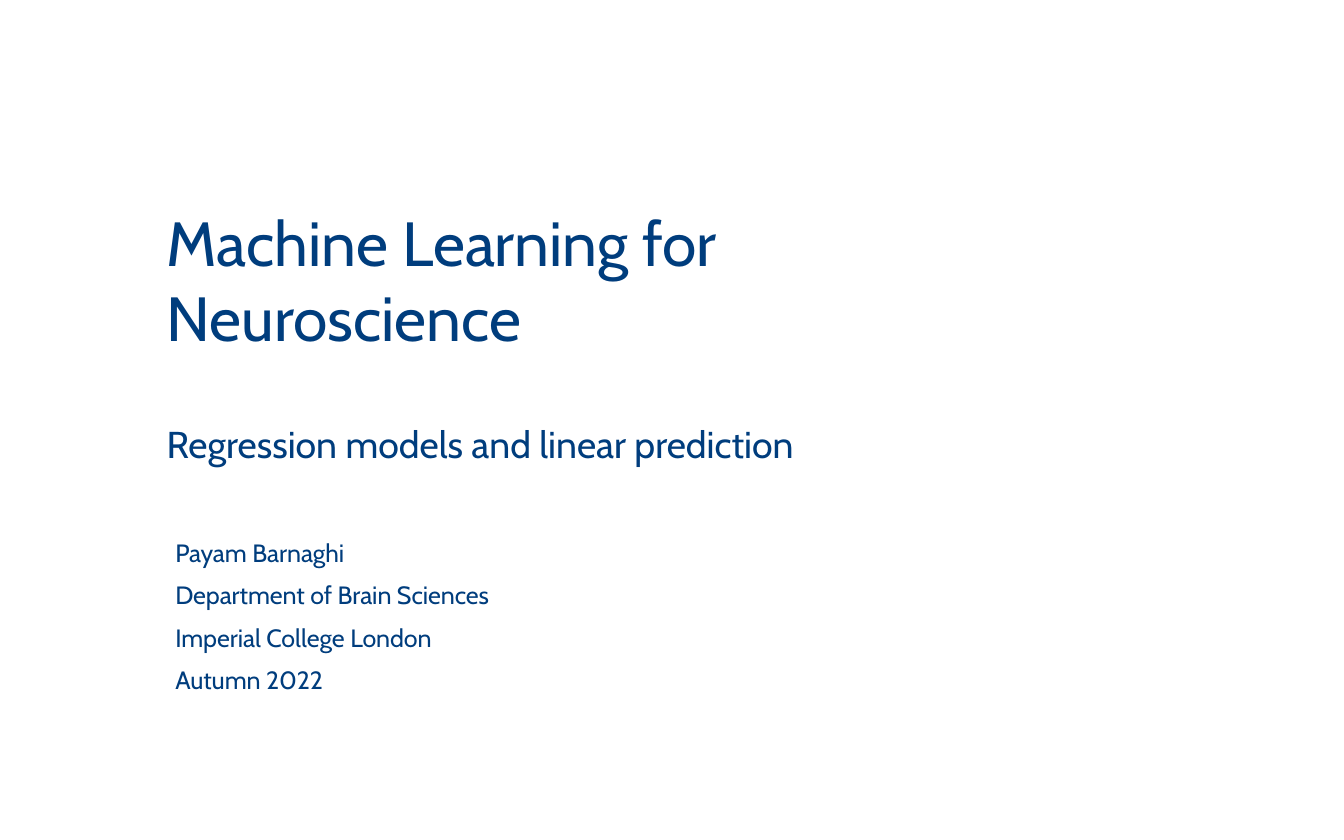
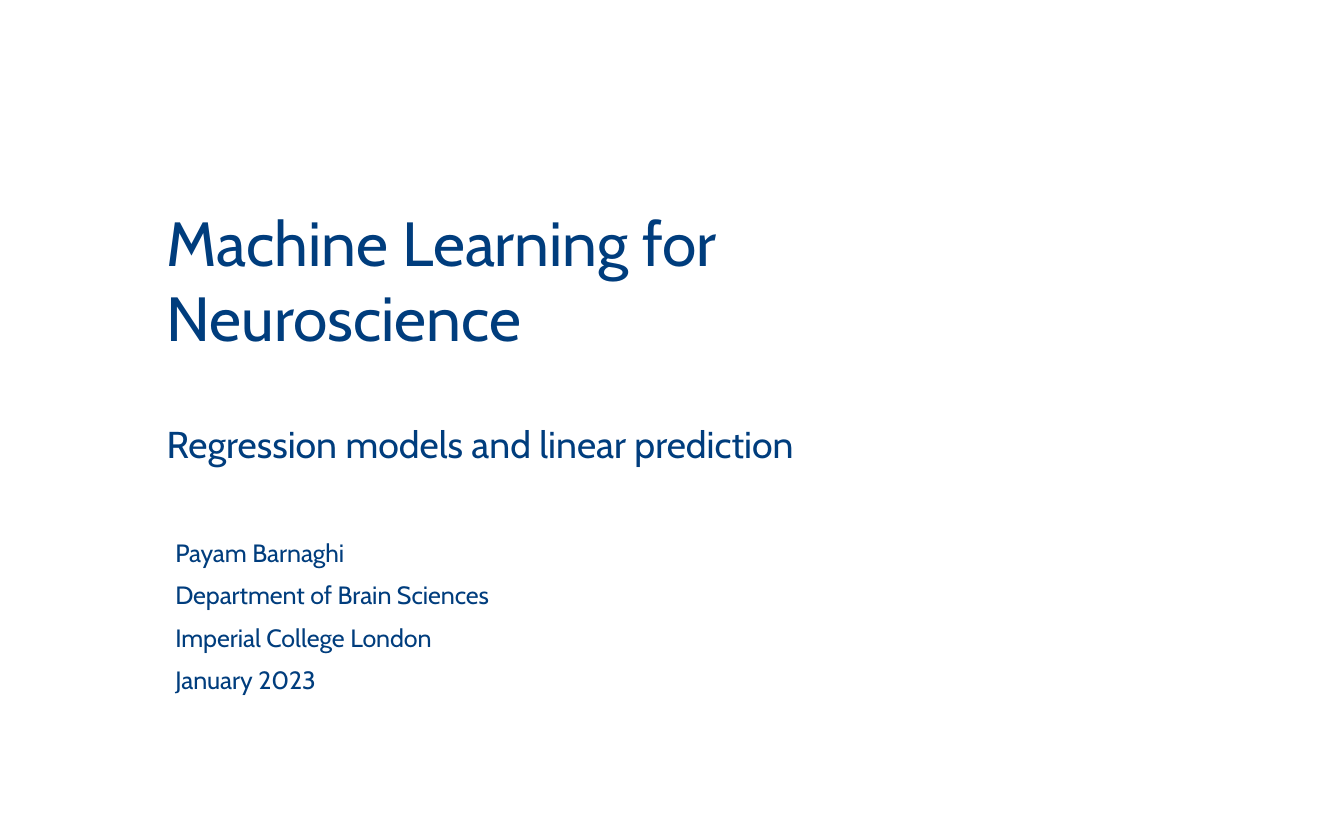
Before and after one commit to PBarnaghi/ML4NS, a slide deck: slide 1 of 02- Regression models and linear prediction/ML4NuerScience_Linear_models.pptx. Drawn at 1344x840 pixels with LibreOffice and Linux fonts; fonts in the diff are those of the drawing; background and template pictures are left out. Boxes give left, top, right and bottom in pixels: in the first picture for what was removed or moved away, otherwise in the second. Text is boxed around its words. In the diff, an @@ line names an element or a change of style, - is before the commit and + after.

```diff
--- a/02- Regression models and linear prediction/ML4NuerScience_Linear_models.pptx
+++ b/02- Regression models and linear prediction/ML4NuerScience_Linear_models.pptx
@@ text at [175, 671, 316, 694]: text changed @@
-Autumn 2022
+January 2023
```
Also in this commit, not shown: 4 other files.
